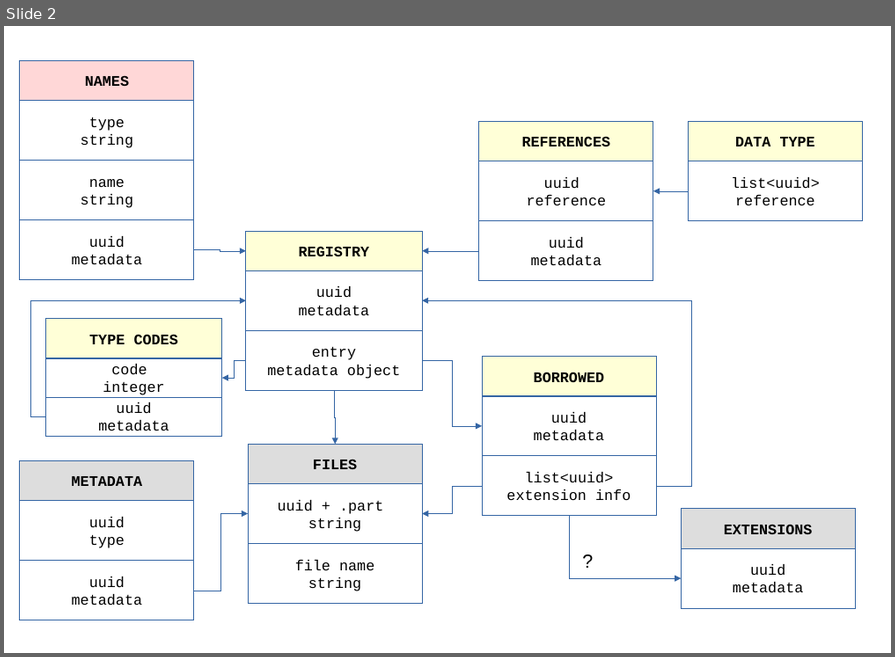
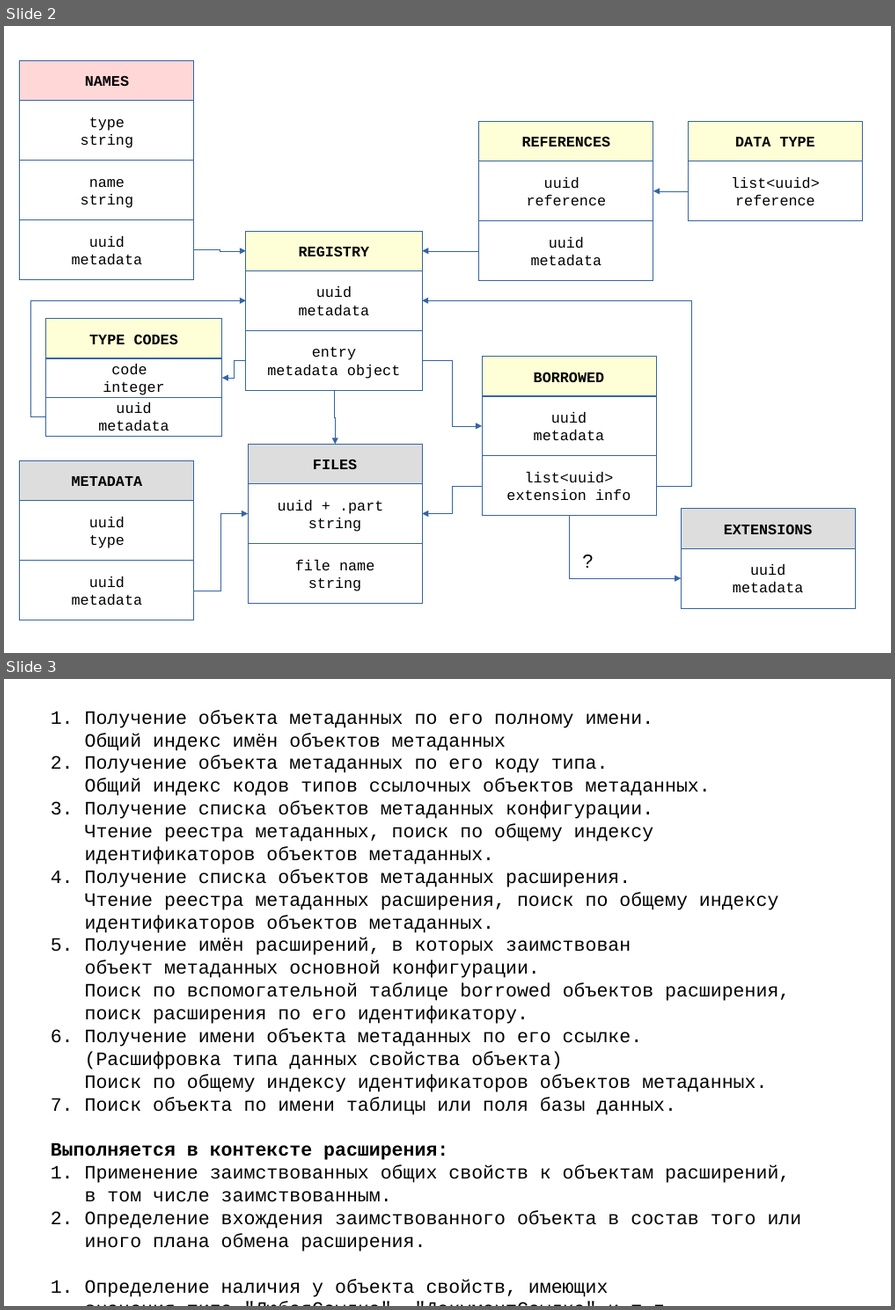
Before and after one commit to zhichkin/dajet-metadata, a slide deck: doc/metadata-registry.odp. Shown one above the other, each under a label of ours: slide 2 before the commit, slides 2 and 3 after it. The pictures are 895x657 and 895x1310 pixels, drawn with LibreOffice and Linux fonts; fonts in the diff are those of the drawing. Boxes give left, top, right and bottom in pixels: in the first picture for what was removed or moved away, otherwise in the second. Text is boxed around its words. In the diff, an @@ line names an element or a change of style, - is before the commit and + after.

```diff
--- a/doc/metadata-registry.odp
+++ b/doc/metadata-registry.odp
@@ slide 3 added at (4, 679, 891, 1306), background #FFFFFF @@
@@ text added at (51, 710, 802, 1298), 18 pt, text #000000 @@
+1. Получение объекта метаданных по его полному имени.
+Общий индекс имён объектов метаданных
+2. Получение объекта метаданных по его коду типа.
+Общий индекс кодов типов ссылочных объектов метаданных.
+3. Получение списка объектов метаданных конфигурации.
+Чтение реестра метаданных, поиск по общему индексу
+идентификаторов объектов метаданных.
+4. Получение списка объектов метаданных расширения.
+Чтение реестра метаданных расширения, поиск по общему индексу
+идентификаторов объектов метаданных.
+5. Получение имён расширений, в которых заимствован
+объект метаданных основной конфигурации.
+Поиск по вспомогательной таблице borrowed объектов расширения,
+поиск расширения по его идентификатору.
+6. Получение имени объекта метаданных по его ссылке.
+(Расшифровка типа данных свойства объекта)
+Поиск по общему индексу идентификаторов объектов метаданных.
+7. Поиск объекта по имени таблицы или поля базы данных.
+Выполняется в контексте расширения:
+1. Применение заимствованных общих свойств к объектам расширений,
+в том числе заимствованным.
+2. Определение вхождения заимствованного объекта в состав того или
+иного плана обмена расширения.
+1. Определение наличия у объекта свойств, имеющих
+значения типа "ЛюбаяСсылка", "ДокументСсылка" и т.п.
```
Also in this commit, not shown: 4 other slides added, 29 other files.
